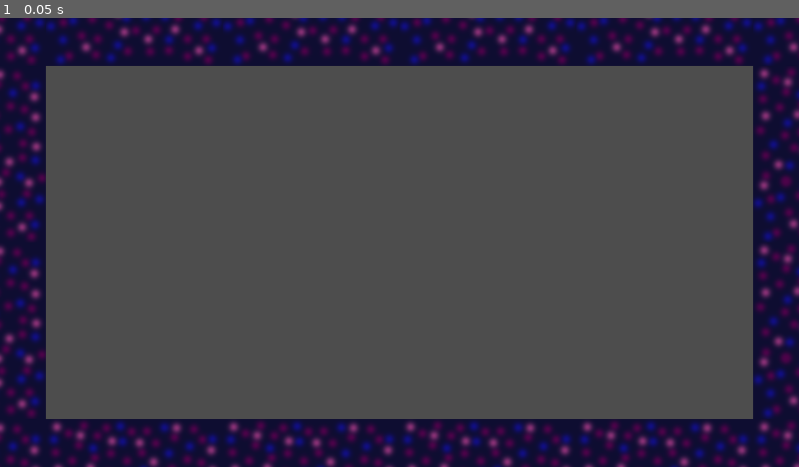
Above: before the commit, frame 1.
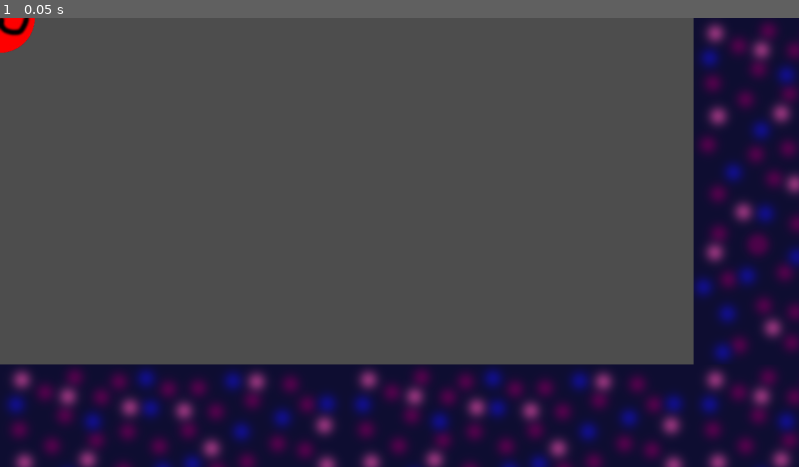
Above: after the commit, the same moment.

Repository: real-chicken-master/GDD112TempName
Game: Godot game, scene res://Minigames/bullet hell/bullet_hell.tscn
The game is run twice, just before and just after one commit, with the same random seed, the same clock (stepped at 60 frames per second) and the same inputs. This scene is started directly instead of the project's main scene.
Inputs:
- Up to frame 1 (0.05 s): no input

The runs differ from the first frame. In frame 1, 36% of the frame differs, in the area x 0-100%, y 0-100%.
Error after the commit: Parse Error: Expected expression for variable initial value after "=". (res://Minigames/bullet)

Commit message:
bullet hell code restarted

Diff:
--- a/Minigames/bullet hell/bullet_hell.gd
+++ b/Minigames/bullet hell/bullet_hell.gd
@@ -1,10 +1,12 @@
 extends Node2D
 
+var bullets =
 
 
 func _ready():
-	print(get_child_count())
+	var spawnpos = $"Bullet Spawns".get_child(randi()%$"Bullet Spawns".get_child_count()).global_position
+	print(spawnpos)
 
 
-func _process(delta):
+func _process(_delta):
 	pass
--- a/Minigames/bullet hell/bullet_hell.tscn
+++ b/Minigames/bullet hell/bullet_hell.tscn
@@ -1,7 +1,8 @@
-[gd_scene load_steps=5 format=3 uid="uid://caehaixig1qq1"]
+[gd_scene load_steps=6 format=3 uid="uid://caehaixig1qq1"]
 
 [ext_resource type="Script" path="res://Minigames/bullet hell/bullet_hell.gd" id="1_4bkeb"]
 [ext_resource type="Texture2D" uid="uid://dlcunnpr6ualn" path="res://Texture and Mesh/ArcadeWall.png" id="2_vyarn"]
+[ext_resource type="PackedScene" uid="uid://bh4t7xil7xps7" path="res://Minigames/bullet hell/bullet.tscn" id="3_ml0v8"]
 
 [sub_resource type="TileSetAtlasSource" id="TileSetAtlasSource_sojit"]
 texture = ExtResource("2_vyarn")
@@ -980,10 +981,6 @@
 format = 2
 layer_0/tile_data = PackedInt32Array(-131070, 0, 0, -65534, 0, 0, 2, 0, 0, 65538, 0, 0, 65537, 0, 0, 65536, 0, 0, 131071, 0, 0, 131070, 0, 0, 131069, 0, 0, 65533, 0, 0, -3, 0, 0, -65539, 0, 0, -65538, 0, 0, -65537, 0, 0, -131072, 0, 0, -131071, 0, 0)
 
-[node name="Camera2D" type="Camera2D" parent="."]
-zoom = Vector2(0.51, 0.51)
-metadata/_edit_lock_ = true
-
 [node name="Bullet Spawns" type="Node2D" parent="."]
 
 [node name="Bullet Spawn 1" type="Marker2D" parent="Bullet Spawns"]
@@ -997,3 +994,5 @@
 
 [node name="Bullet Spawn 4" type="Marker2D" parent="Bullet Spawns"]
 position = Vector2(0, 1058)
+
+[node name="Bullet" parent="." instance=ExtResource("3_ml0v8")]
